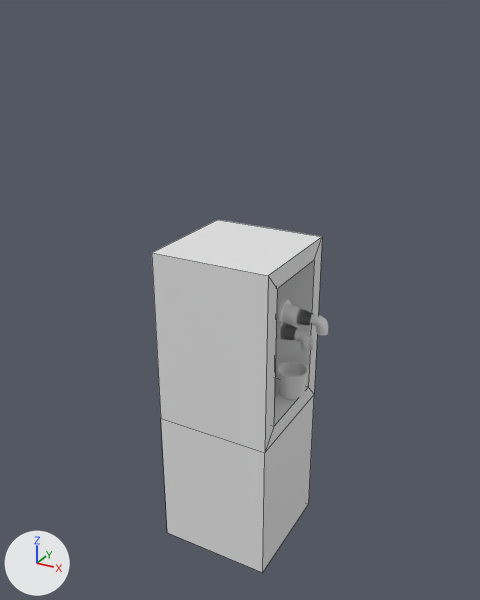
The FBX model Assets/Assests/bebedero.fbx, before and after one commit.
The view is the same before and after, from a 50 mm camera at (4.85, -8.83, 7.99) aimed at (-0.02, 0.03, 3.57). The axes (+X, +Y, +Z) are drawn at lower left. The lights are the same throughout. The picture after the commit comes second. Mesh edges are drawn as thin lines on the coarser meshes. Where no turn or scale is listed for an object, it has been applied to the vertices.
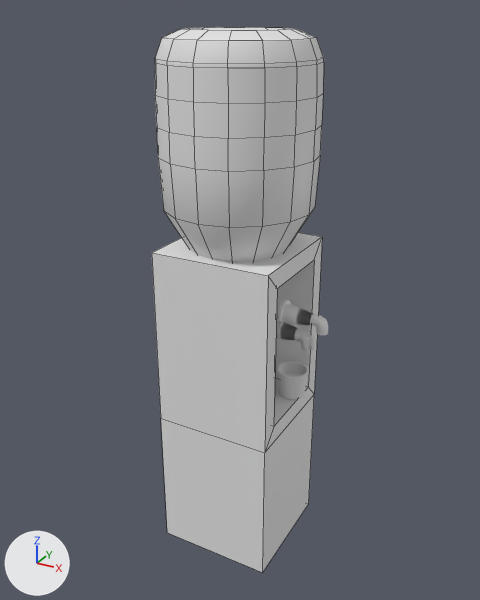
Edits to the scene script, one JSON object a line:
```json
{"op": "add", "block": "me_cylinder_009", "code": ["me_cylinder_009 = bpy.data.meshes.new('Cylinder.009')", "me_cylinder_009.from_pydata(...)  # 144 vertices, 130 faces; spans x -1.22..1.22, y -1.22..1.22, z -1.21..2.13"]}
{"op": "add", "block": "ob_cylinder_004", "code": ["ob_cylinder_004 = bpy.data.objects.new('Cylinder.004', me_cylinder_009)", "ob_cylinder_004.location = (-0.02, 0.0, 5.59)"]}
```

Where the change shows, as pixel boxes [x1, y1, x2, y2] in the pictures (480 x 600 px):
```json
{"object": "Cylinder.004", "change": "added", "after": [155, 27, 324, 262]}
```
